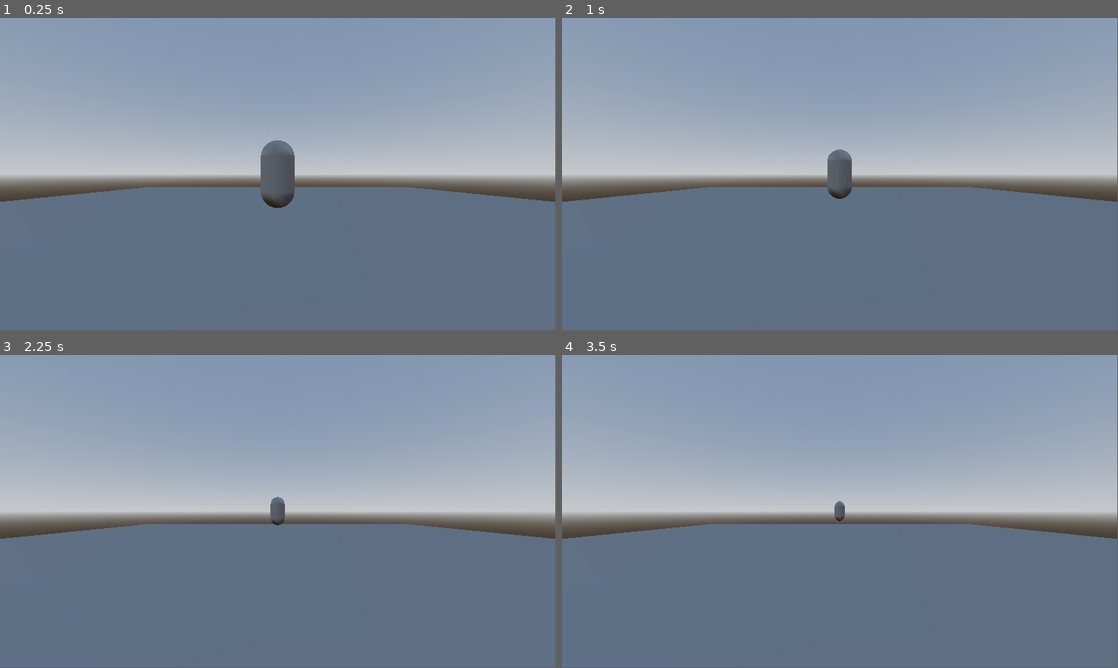
Above: before the commit, frames 1-4 (two rows, left to right).
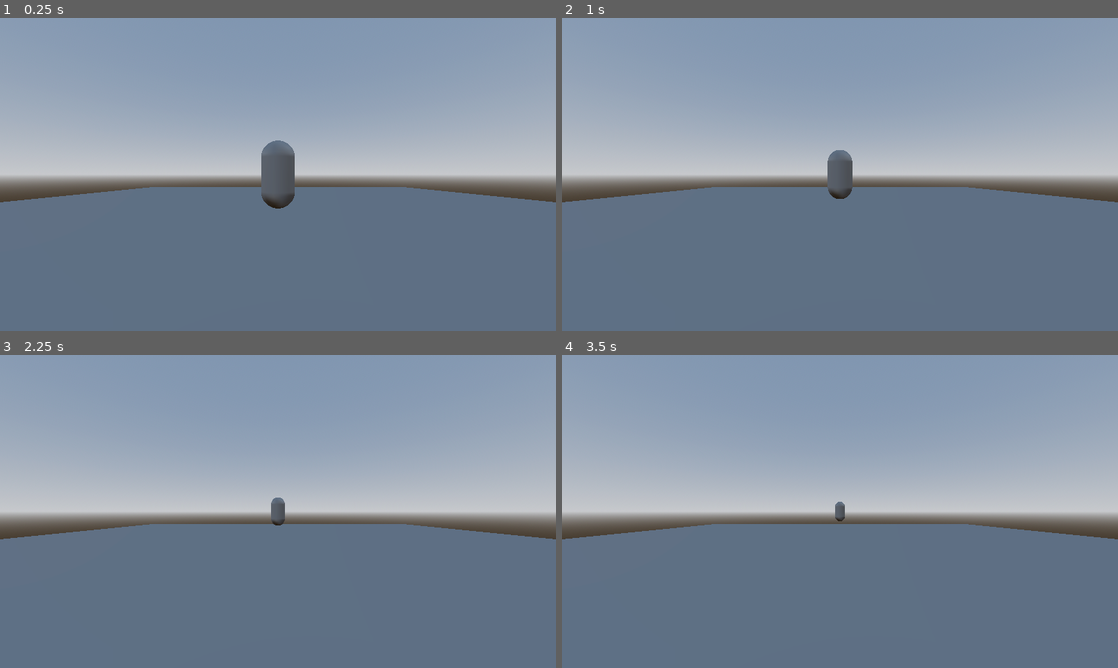
Above: after the commit, the same moments.

Repository: PikachuGGJ/Clownery
Game: Godot game, scene res://escena_de_pruebas.tscn
Same seed, same stepped clock (60 frames per second), same inputs: the game is played once before the commit and once after it. This scene is started directly instead of the project's main scene.
Inputs (mouse positions are in pixels of both pictures, inside the frame that each line leads up to):
- Up to frame 1 (0.25 s): no input
- Up to frame 2 (1 s): tap Enter (ui_accept) at 0.5, 0.77 s; move the mouse to (867, 171) at 0.52 s; hold W (forward) from 0.53 s (still down)
- Up to frame 3 (2.25 s): keep holding W (forward); move the mouse to (250, 511) at 1.27 s; tap Enter (ui_accept) at 1.52, 2 s; move the mouse to (289, 505) at 2.02 s
- Up to frame 4 (3.5 s): keep holding W (forward); move the mouse to (834, 514) at 2.77 s; tap Enter (ui_accept) at 3.02 s
In our replay, the window is 799x449 before the commit and 800x450 after it. These sizes can differ from the game's own. Grey fills any space a smaller window leaves; there, only what the larger window draws over its background counts as a difference.

The runs differ from the first frame. In frame 1, 0.2% of the frame differs, in the area x 0-100%, y 0-61%; in frame 2, 0.2%; in frame 3, 0.2%; in frame 4, 0.1%.

Commit message:
Corrdinado con main

Diff:
--- a/project.godot
+++ b/project.godot
@@ -18,6 +18,11 @@
 [autoload]
 
 Telon="*res://scenes/telon.tscn"
+
+[display]
+
+window/size/mode=3
+window/stretch/mode="canvas_items"
 
 [input]
 
--- a/scenes/telon.tscn
+++ b/scenes/telon.tscn
@@ -2,57 +2,6 @@
 
 [ext_resource type="Script" path="res://scripts/telon.gd" id="1_7c07m"]
 [ext_resource type="Texture2D" uid="uid://7jlsppteoejd" path="res://images/curtain.png" id="1_slqte"]
-
-[sub_resource type="Animation" id="Animation_k8e10"]
-resource_name = "cierre_telon"
-tracks/0/type = "value"
-tracks/0/imported = false
-tracks/0/enabled = true
-tracks/0/path = NodePath("telon_izquierdo:position")
-tracks/0/interp = 2
-tracks/0/loop_wrap = true
-tracks/0/keys = {
-"times": PackedFloat32Array(0, 1),
-"transitions": PackedFloat32Array(1, 1),
-"update": 0,
-"values": [Vector2(-316, 327), Vector2(314, 327)]
-}
-tracks/1/type = "value"
-tracks/1/imported = false
-tracks/1/enabled = true
-tracks/1/path = NodePath("telon_derecho:position")
-tracks/1/interp = 2
-tracks/1/loop_wrap = true
-tracks/1/keys = {
-"times": PackedFloat32Array(0, 1),
-"transitions": PackedFloat32Array(1, 1),
-"update": 0,
-"values": [Vector2(1468, 327), Vector2(838, 327)]
-}
-tracks/2/type = "value"
-tracks/2/imported = false
-tracks/2/enabled = true
-tracks/2/path = NodePath("telon_derecho:rotation")
-tracks/2/interp = 1
-tracks/2/loop_wrap = true
-tracks/2/keys = {
-"times": PackedFloat32Array(0, 0.1, 0.6, 1),
-"transitions": PackedFloat32Array(1, 1, 1, 1),
-"update": 0,
-"values": [0.0, -0.0872665, -0.0872665, 0.0]
-}
-tracks/3/type = "value"
-tracks/3/imported = false
-tracks/3/enabled = true
-tracks/3/path = NodePath("telon_izquierdo:rotation")
-tracks/3/interp = 1
-tracks/3/loop_wrap = true
-tracks/3/keys = {
-"times": PackedFloat32Array(0, 0.1, 0.6, 1),
-"transitions": PackedFloat32Array(1, 1, 1, 1),
-"update": 0,
-"values": [0.0, 0.0872665, 0.0872665, 0.0]
-}
 
 [sub_resource type="Animation" id="Animation_8e0vh"]
 length = 0.001
@@ -156,6 +105,57 @@
 "values": [0.0, -0.0872665, -0.0872665, 0.0]
 }
 
+[sub_resource type="Animation" id="Animation_k8e10"]
+resource_name = "cierre_telon"
+tracks/0/type = "value"
+tracks/0/imported = false
+tracks/0/enabled = true
+tracks/0/path = NodePath("telon_izquierdo:position")
+tracks/0/interp = 2
+tracks/0/loop_wrap = true
+tracks/0/keys = {
+"times": PackedFloat32Array(0, 1),
+"transitions": PackedFloat32Array(1, 1),
+"update": 0,
+"values": [Vector2(-316, 327), Vector2(314, 327)]
+}
+tracks/1/type = "value"
+tracks/1/imported = false
+tracks/1/enabled = true
+tracks/1/path = NodePath("telon_derecho:position")
+tracks/1/interp = 2
+tracks/1/loop_wrap = true
+tracks/1/keys = {
+"times": PackedFloat32Array(0, 1),
+"transitions": PackedFloat32Array(1, 1),
+"update": 0,
+"values": [Vector2(1468, 327), Vector2(838, 327)]
+}
+tracks/2/type = "value"
+tracks/2/imported = false
+tracks/2/enabled = true
+tracks/2/path = NodePath("telon_derecho:rotation")
+tracks/2/interp = 1
+tracks/2/loop_wrap = true
+tracks/2/keys = {
+"times": PackedFloat32Array(0, 0.1, 0.6, 1),
+"transitions": PackedFloat32Array(1, 1, 1, 1),
+"update": 0,
+"values": [0.0, -0.0872665, -0.0872665, 0.0]
+}
+tracks/3/type = "value"
+tracks/3/imported = false
+tracks/3/enabled = true
+tracks/3/path = NodePath("telon_izquierdo:rotation")
+tracks/3/interp = 1
+tracks/3/loop_wrap = true
+tracks/3/keys = {
+"times": PackedFloat32Array(0, 0.1, 0.6, 1),
+"transitions": PackedFloat32Array(1, 1, 1, 1),
+"update": 0,
+"values": [0.0, 0.0872665, 0.0872665, 0.0]
+}
+
 [sub_resource type="AnimationLibrary" id="AnimationLibrary_xsiyi"]
 _data = {
 "RESET": SubResource("Animation_8e0vh"),
--- a/scripts/Player.gd
+++ b/scripts/Player.gd
@@ -11,7 +11,7 @@
 var gravity = ProjectSettings.get_setting("physics/3d/default_gravity")
 
 func _ready():
-	Input.mouse_mode = Input.MOUSE_MODE_CAPTURED
+	#Input.mouse_mode = Input.MOUSE_MODE_CAPTURED
 	gravity = 0
 
 #func _input(event):
@@ -30,7 +30,8 @@
 		velocity.y = JUMP_VELOCITY
 
 	if Input.is_action_just_pressed("quit"):
-		get_tree().quit(0)
+		Input.mouse_mode = Input.MOUSE_MODE_VISIBLE
+		Telon.change_scene_to_file("res://scenes/menu.tscn")
 
 	# Get the input direction and handle the movement/deceleration.
 	# As good practice, you should replace UI actions with custom gameplay actions.
Not shown: 1 places in escena_de_pruebas.tscn that only renumber resources
Not shown: 1 places in scenes/MovPlayer.tscn that only renumber resources
